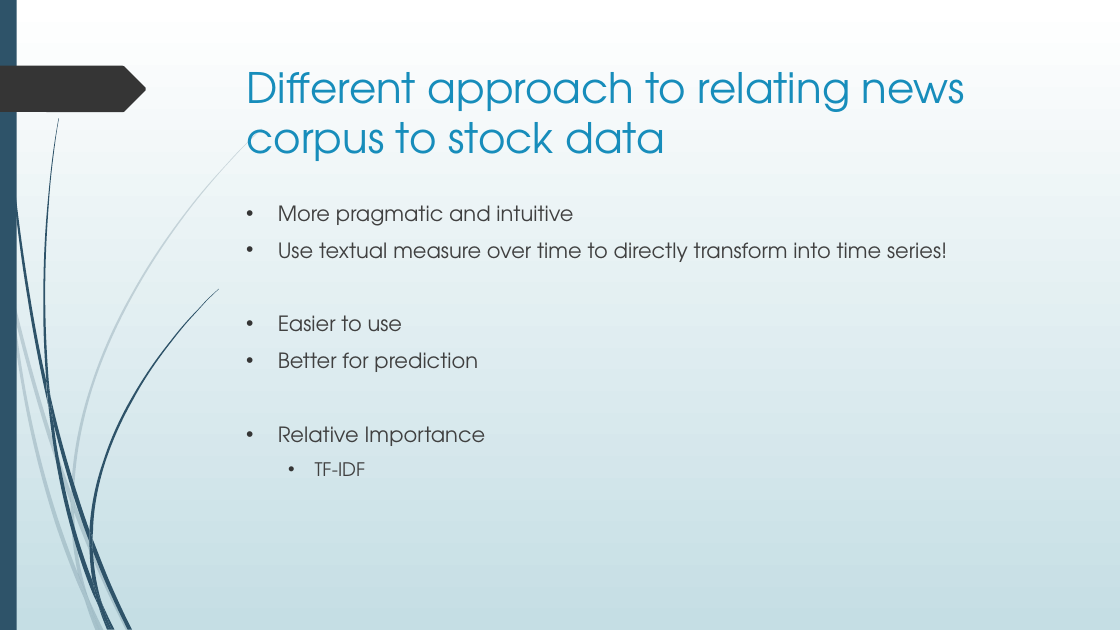
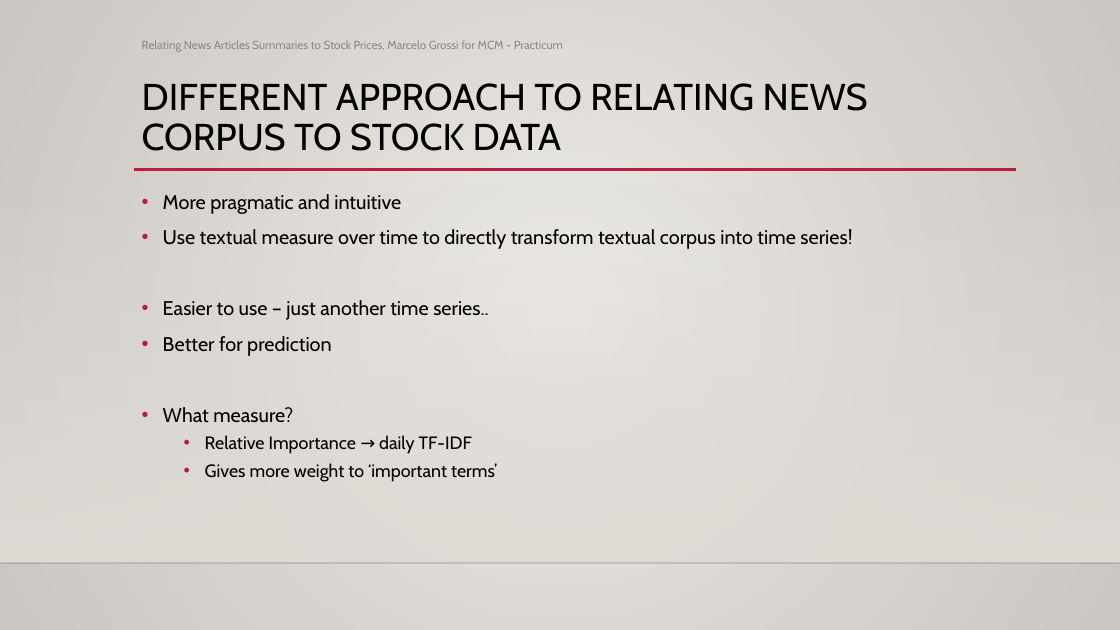
Before and after one commit to magrossi/news_n_stocks, a slide deck: slide 10 of presentation/presentation.pptx (slide 5 before the commit). Drawn at 1120x630 pixels with LibreOffice and Linux fonts; fonts in the diff are those of the drawing; background and template pictures are left out. Boxes give left, top, right and bottom in pixels: in the first picture for what was removed or moved away, otherwise in the second. Text is boxed around its words. In the diff, an @@ line names an element or a change of style, - is before the commit and + after.

Commit message:
upd with presentation

```diff
--- a/presentation/presentation.pptx
+++ b/presentation/presentation.pptx
@@ background gradient #FFFFFF to #C5DEE5 to gradient #ECEAE7 to #CAC7C1 @@
@@ rectangle removed at [0,0,17,630] @@
@@ text added at [142,40,563,52], 10 pt, text #8C8C8C @@
+Relating News Articles Summaries to Stock Prices, Marcelo Grossi for MCM - Practicum
@@ freeform shape removed at [0,66,146,112] @@
@@ title at [142,83,868,151]: text changed; size 36 to 32 pt; font TeX Gyre Adventor to Cabin; text colour #178DBB to #000000 @@
-Different approach to relating news corpus to stock data
+DIFFERENT APPROACH TO RELATING NEWS CORPUS TO STOCK DATA
@@ line added from (134, 170) to (1017, 170), #B71E42 2.5 pt @@
@@ rectangle added at [0,186,1120,563], fill gradient #DFDBD5 @@
@@ text "More pragmatic and intuitive": place and size @@
-text "More pragmatic and intuitive" at [278,205,947,476]
+text "More pragmatic and intuitive" at [163,194,852,482]
@@ text at [163,194,401,356]: size 18 to 17 pt, font TeX Gyre Adventor to Cabin, text colour #404040 to #000000 in "More pragmatic and intuitive", "Better for prediction"; indent changed; bullet colour #353535 to #B71E42 @@
@@ text at [163,229,852,320]: text changed; size 18 to 17 pt; font TeX Gyre Adventor to Cabin; text colour #404040 to #000000 @@
-• Use textual measure over time to directly transform into time series!
-• Easier to use
+• Use textual measure over time to directly transform textual corpus into time series!
+• Easier to use – just another time series..
@@ text at [163,407,497,482]: text changed; size 18 to 15.3 pt; font TeX Gyre Adventor to Cabin; text colour #404040 to #000000 @@
-• Relative Importance
-  • TF-IDF
+• What measure?
+  • Relative Importance → daily TF-IDF
+  • Gives more weight to ‘important terms’
@@ line added from (0, 563) to (1120, 563), #000001 1 pt @@
@@ group removed at [0,129,262,630]: 10 freeform shapes @@
@@ group removed at [3,0,218,630]: 12 freeform shapes @@
```
Also in this commit, not shown: 9 other slides changed, 17 slides added, 2 slides removed, 1 other file.
